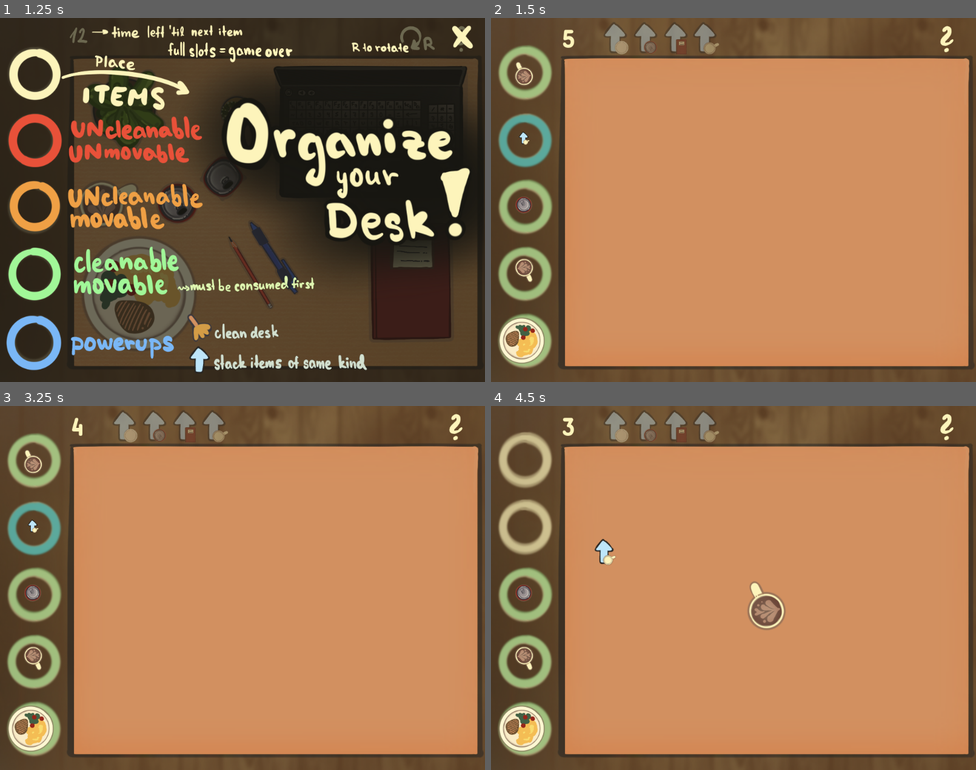
Above: before the commit, frames 1-4 (two rows, left to right).
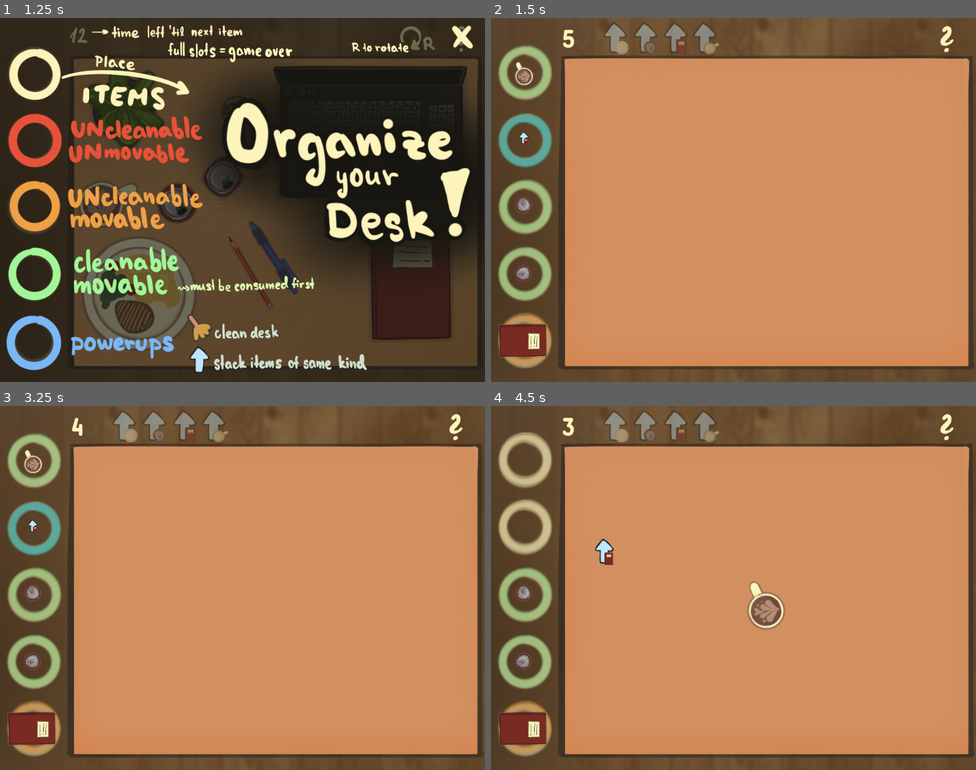
Above: after the commit, the same moments.

Repository: Nekaque/GJTraining
Game: Godot game, scene res://scenes/menu.tscn
Two runs of this game, one before a commit and one after it. Both use one fixed random seed, a clock stepped at 60 frames per second and the inputs below.
Inputs (mouse positions are in pixels of both pictures, inside the frame that each line leads up to):
- Up to frame 1 (1.25 s): click (242, 167) at 0.5 s
- Up to frame 2 (1.5 s): click (951, 36) at 1.25 s
- Up to frame 3 (3.25 s): click (455, 427) at 2 s; click (460, 424) at 2.75 s
- Up to frame 4 (4.5 s): tap Enter at 3.5 s; drag from (524, 460) to (767, 598) at 3.52 s; drag from (524, 529) to (767, 598) at 4.27 s

Frame 1 is identical in both runs. In frame 2, 1.5% of the frame differs, in the area x 1-13%, y 31-96%; in frame 3, 1.5%; in frame 4, 1.7%, in the area x 1-61%, y 36-96%.

Commit message:
collisions fixed jak zmrd

Diff:
--- a/project.godot
+++ b/project.godot
@@ -24,6 +24,9 @@
 
 window/size/viewport_width=1024
 window/size/viewport_height=768
+window/size/resizable=false
+window/stretch/mode="viewport"
+window/stretch/aspect="expand"
 
 [global_group]
 
--- a/scenes/item.tscn
+++ b/scenes/item.tscn
@@ -37,6 +37,8 @@
 radius = 162.077
 
 [node name="Item" type="Area2D" groups=["Items"]]
+collision_layer = 2
+collision_mask = 2
 script = ExtResource("1_s8enn")
 
 [node name="Sprite" type="AnimatedSprite2D" parent="."]
--- a/scripts/item.gd
+++ b/scripts/item.gd
@@ -43,10 +43,20 @@
 			Coll.collisions -=1
 
 func _on_table_colider_area_entered(area: Area2D) -> void:
-	if (area.name == 'Table'): on_table = true
+	if (area.name == 'Table'):
+		set_collision_layer_value(1, true)
+		set_collision_layer_value(2, false)
+		set_collision_mask_value(1, true)
+		set_collision_mask_value(2, false)
+		on_table = true
 
 func _on_table_colider_area_exited(area: Area2D) -> void:
-	if (area.name == 'Table'): on_table = false
+	if (area.name == 'Table'):
+		set_collision_layer_value(1, false)
+		set_collision_layer_value(2, true)
+		set_collision_mask_value(2, true)
+		set_collision_mask_value(1, false)
+		on_table = false
 
 func setup(i, num):
 	_ready()
--- a/scripts/main.gd
+++ b/scripts/main.gd
@@ -10,7 +10,7 @@
 var scale
 var random = RandomNumberGenerator.new()
 # ['steak', 'book', 'coffee', 'can', 'pc', 'cactus', 'pencil', 'pen', 'plant']
-var probs = [1, 0.6, 3, 3, 0.2, 0.3, 1.2, 1.2, 0.7, 0.5, 0.5, 0.5, 0.5, 1]
+var probs = [1, 0.6, 3, 3, 0.2, 0.3, 1.2, 1.2, 0.7, 5, 0.5, 0.5, 0.5, 1]
 var shake = false
 var holding = load("res://assets/buttons/hand_holding.png")
 var default = load("res://assets/buttons/hand_default.png")
@@ -75,7 +75,6 @@
 	else: $Cam.position = Vector2(512,384)
 	if dragging:
 		dragging.position = get_viewport().get_mouse_position()
-		print(dragging.on_table)
 		if (dragging.on_table and (Coll.collisions == 0 or dragging.type == 13)): Input.set_custom_mouse_cursor(table)
 		else: Input.set_custom_mouse_cursor(no_table)
 	rest -= delta
